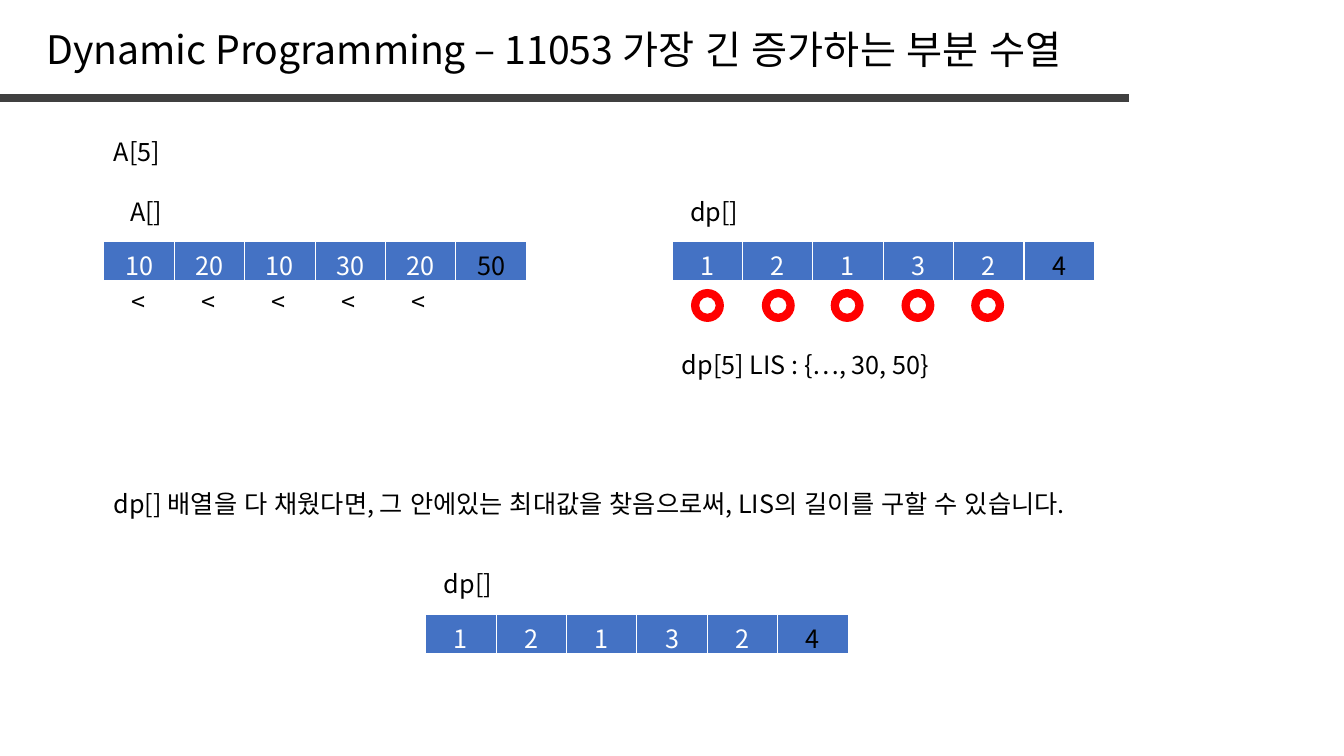
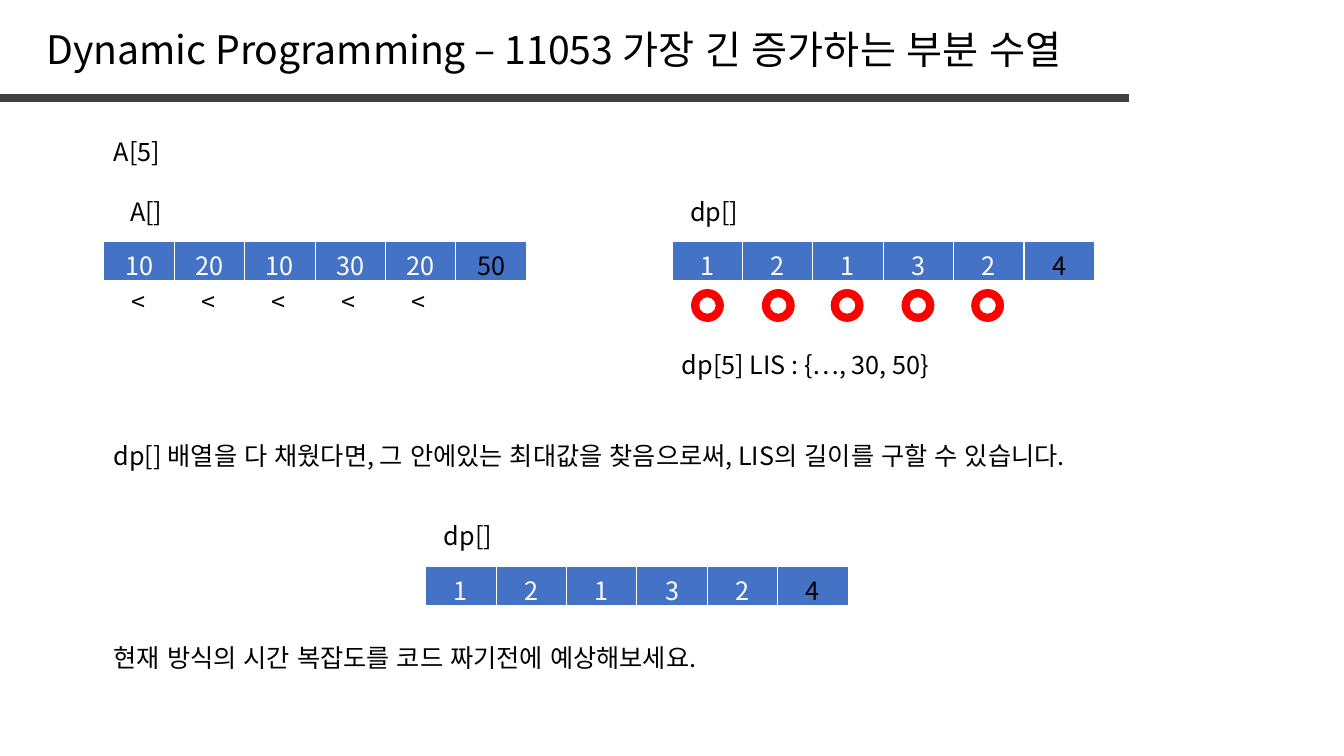
Before and after one commit to jaehoo1/PS-study, a slide deck: slide 35 of study/5_Dynamic Programming.pptx. Drawn at 1344x756 pixels with LibreOffice and Linux fonts; fonts in the diff are those of the drawing. Boxes give left, top, right and bottom in pixels: in the first picture for what was removed or moved away, otherwise in the second. Text is boxed around its words. In the diff, an @@ line names an element or a change of style, - is before the commit and + after.

Commit message:
5작성중

```diff
--- a/study/5_Dynamic Programming.pptx
+++ b/study/5_Dynamic Programming.pptx
@@ text "dp[] 배열을 다 채웠다면, 그 ..." moved from (x1=114, y1=492, x2=1065, y2=519) to (x1=114, y1=444, x2=1065, y2=471) @@
@@ text "dp[]" moved from (x1=444, y1=573, x2=492, y2=599) to (x1=444, y1=525, x2=492, y2=551) @@
@@ table moved from (x1=425, y1=614, x2=849, y2=658) to (x1=425, y1=567, x2=849, y2=610) @@
@@ text added at (x1=114, y1=646, x2=696, y2=669), 18 pt, text #000000 @@
+현재 방식의 시간 복잡도를 코드 짜기전에 예상해보세요.
```
